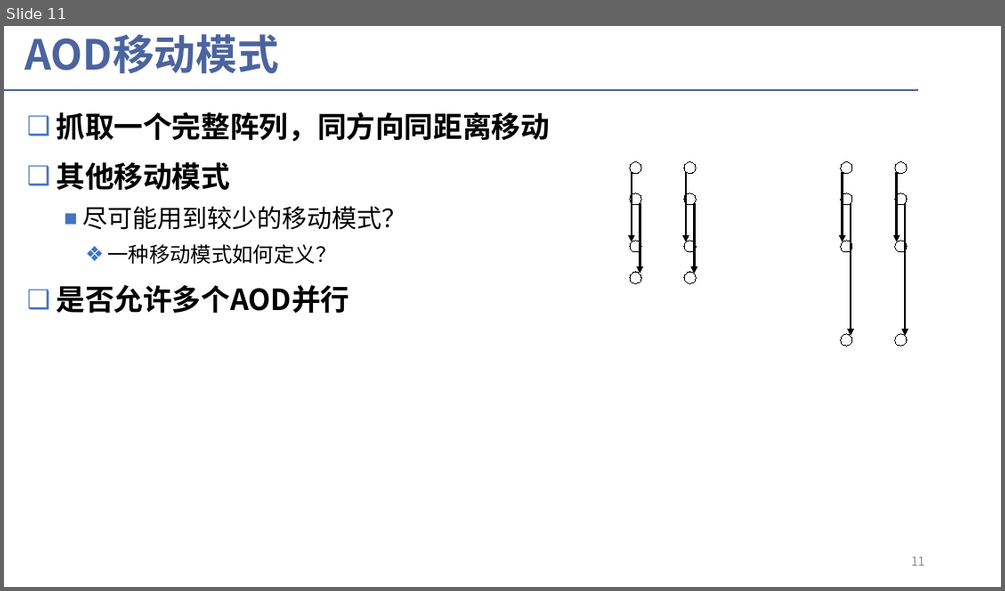
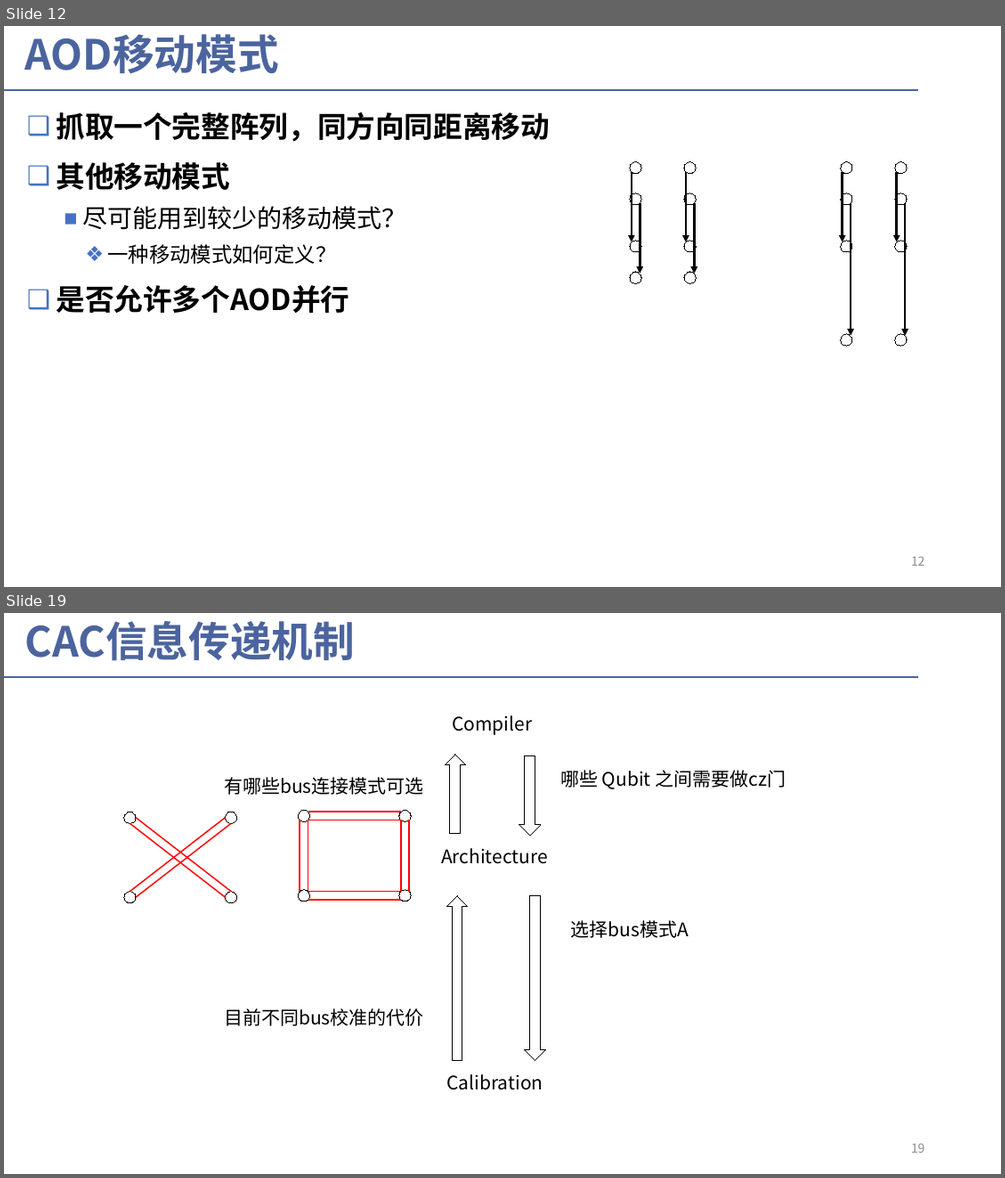
Before and after one commit to liyongshang/work-files, a slide deck: 07.pptx. Shown one above the other, each under a label of ours: slide 11 before the commit, slides 12 and 19 after it; the slides between them are not shown. The pictures are 1005x591 and 1005x1178 pixels, drawn with LibreOffice and Linux fonts; fonts in the diff are those of the drawing. Boxes give left, top, right and bottom in pixels: in the first picture for what was removed or moved away, otherwise in the second. Text is boxed around its words. In the diff, an @@ line names an element or a change of style, - is before the commit and + after.

```diff
--- a/07.pptx
+++ b/07.pptx
@@ slide 19 added at <box>4,613,1001,1174</box>, background #FFFFFF; not listed: 1 template element that a slide beside it also shows @@
@@ title added at <box>25,621,355,661</box>, 40 pt, text #4B649F, bold @@
+CAC信息传递机制
@@ text added at <box>452,715,532,735</box>, 18 pt, text #000000 @@
+Compiler
@@ up arrow added at <box>445,755,465,833</box>, outline #000000 0.75 pt @@
@@ down arrow added at <box>519,755,540,835</box>, outline #000000 0.75 pt @@
@@ text added at <box>560,770,785,789</box>, 18 pt, text #000000 @@
+哪些 Qubit 之间需要做cz门
@@ text added at <box>224,777,424,795</box>, 18 pt, text #000000 @@
+有哪些bus连接模式可选
@@ ellipse added at <box>124,811,137,824</box>, outline #000000 0.75 pt @@
@@ line added from (226, 897) to (129, 823), #FF0000 1.25 pt @@
@@ line added from (129, 892) to (226, 817), #FF0000 1.25 pt @@
@@ line added from (136, 817) to (231, 892), #FF0000 1.25 pt @@
@@ line added from (231, 823) to (136, 897), #FF0000 1.25 pt @@
@@ ellipse added at <box>226,811,237,824</box>, outline #000000 0.75 pt @@
@@ ellipse added at <box>298,810,310,821</box>, outline #000000 0.75 pt @@
@@ line added from (300, 820) to (300, 892), #FF0000 1.25 pt @@
@@ line added from (308, 892) to (308, 820), #FF0000 1.25 pt @@
@@ line added from (308, 811) to (401, 811), #FF0000 1.25 pt @@
@@ line added from (401, 820) to (308, 820), #FF0000 1.25 pt @@
@@ ellipse added at <box>399,810,411,821</box>, outline #000000 0.75 pt @@
@@ line added from (401, 892) to (401, 820), #FF0000 1.25 pt @@
@@ line added from (409, 820) to (409, 892), #FF0000 1.25 pt @@
@@ text added at <box>441,848,548,864</box>, 18 pt, text #000000 @@
+Architecture
@@ ellipse added at <box>124,892,137,903</box>, outline #000000 0.75 pt @@
@@ ellipse added at <box>226,892,237,903</box>, outline #000000 0.75 pt @@
@@ ellipse added at <box>298,890,310,901</box>, outline #000000 0.75 pt @@
@@ line added from (401, 892) to (308, 892), #FF0000 1.25 pt @@
@@ line added from (308, 900) to (401, 900), #FF0000 1.25 pt @@
@@ ellipse added at <box>399,890,411,901</box>, outline #000000 0.75 pt @@
@@ up arrow added at <box>446,896,468,1060</box>, outline #000000 0.75 pt @@
@@ down arrow added at <box>525,896,545,1060</box>, outline #000000 0.75 pt @@
@@ text added at <box>571,920,688,938</box>, 18 pt, text #000000 @@
+选择bus模式A
@@ text added at <box>224,1008,424,1026</box>, 18 pt, text #000000 @@
+目前不同bus校准的代价
@@ text added at <box>446,1074,542,1090</box>, 18 pt, text #000000 @@
+Calibration
@@ page number added at <box>911,1143,925,1152</box>, 12 pt, text #8C8C8C @@
+19
@@ what was slide 11 is now slide 12 @@
@@ page number at <box>911,556,925,565</box>: text changed @@
-11
+12
```
Also in this commit, not shown: 7 other slides added.
